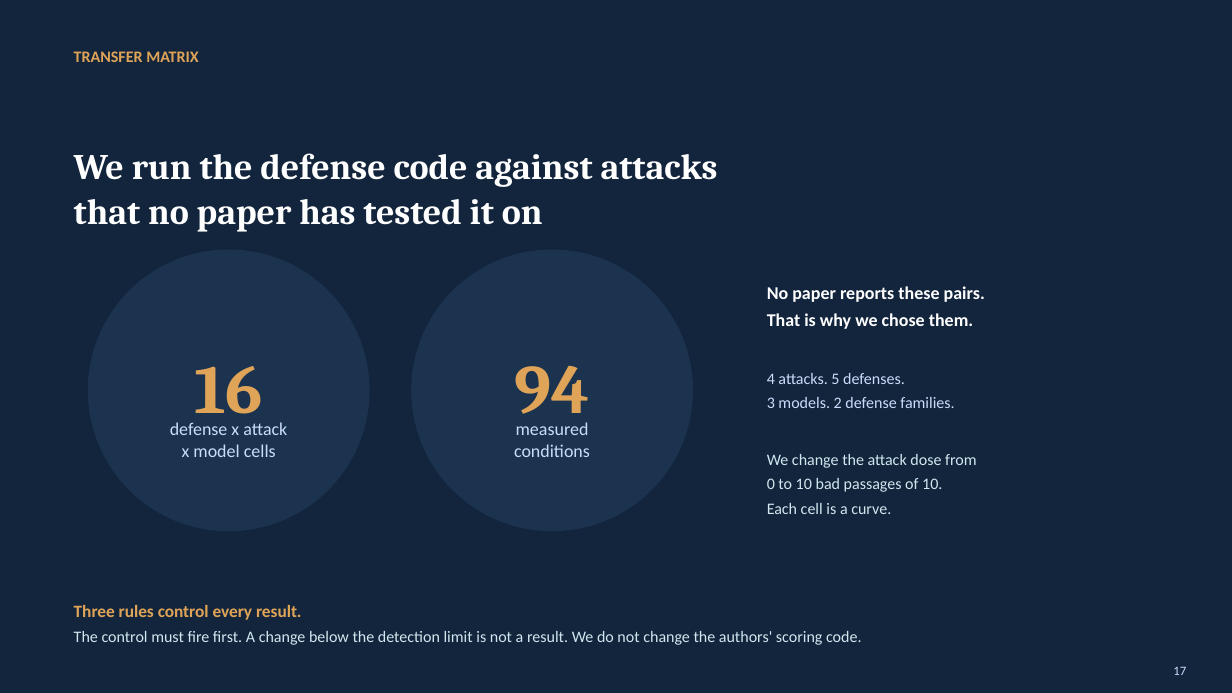
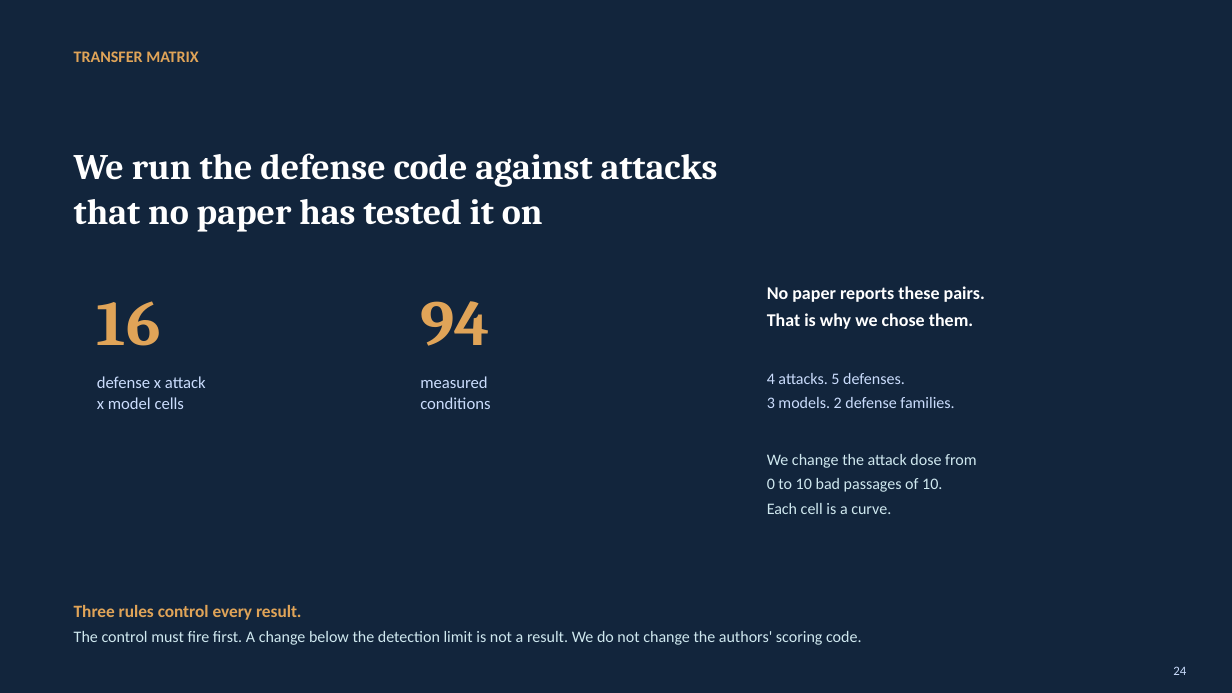
Before and after one commit to Nyamtulla/context_poison, a slide deck: slide 24 of context_sok_results_presentation.pptx (slide 17 before the commit). Drawn at 1232x693 pixels with LibreOffice and Linux fonts; fonts in the diff are those of the drawing. Boxes give left, top, right and bottom in pixels: in the first picture for what was removed or moved away, otherwise in the second. Text is boxed around its words. In the diff, an @@ line names an element or a change of style, - is before the commit and + after.

```diff
--- a/context_sok_results_presentation.pptx
+++ b/context_sok_results_presentation.pptx
@@ ellipse removed at (88, 250, 370, 531) @@
@@ ellipse removed at (411, 250, 693, 531) @@
@@ text "16": place and size @@
-text "16" at (194, 366, 263, 428)
+text "16" at (97, 301, 161, 346)
@@ text "16" at (97, 301, 161, 346): size 54 to 50 pt; alignment centre to left @@
@@ text "94" at (420, 301, 490, 346): size 54 to 50 pt; alignment centre to left @@
@@ text "94": place and size @@
-text "94" at (514, 366, 589, 428)
+text "94" at (420, 301, 490, 346)
@@ text "defense x attack": place and size @@
-text "defense x attack" at (170, 422, 287, 457)
+text "defense x attack" at (97, 376, 206, 409)
@@ text "defense x attack" at (97, 376, 206, 409): size 14 to 13 pt; alignment centre to left @@
@@ text "measured" at (420, 376, 490, 409): size 14 to 13 pt; alignment centre to left @@
@@ text "measured": place and size @@
-text "measured" at (514, 422, 590, 457)
+text "measured" at (420, 376, 490, 409)
@@ text at (1173, 666, 1186, 675): text changed @@
-17
+24
```
Also in this commit, not shown: 24 other slides changed, 7 slides added, 2 other files.
